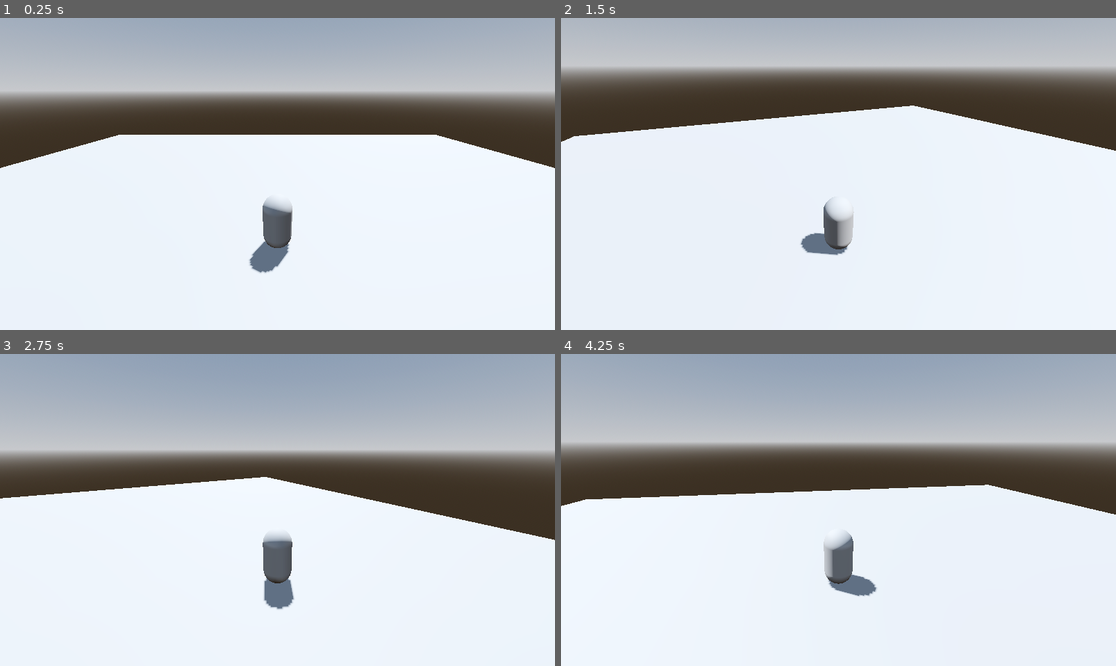
Above: before the commit, frames 1-4 (two rows, left to right).
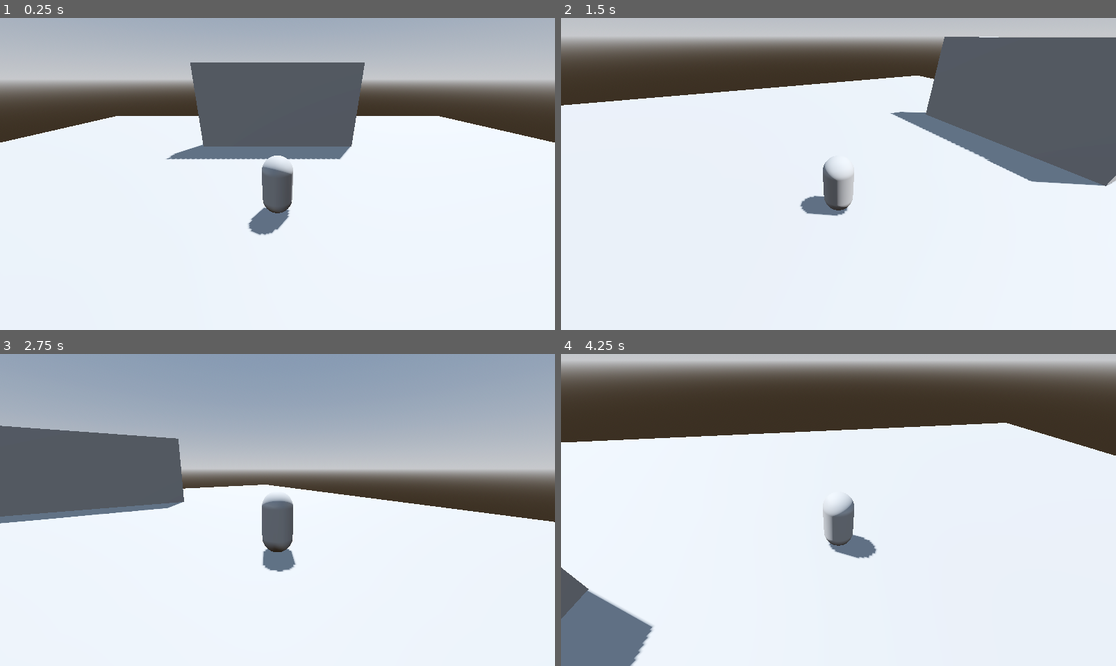
Above: after the commit, the same moments.

Repository: BartoszDembek/3DPlayerMovementGodot
Game: Godot game, scene res://Levels/level.tscn
Same seed, same stepped clock (60 frames per second), same inputs: the game is played once before the commit and once after it.
Inputs (mouse positions are in pixels of both pictures, inside the frame that each line leads up to):
- Up to frame 1 (0.25 s): no input
- Up to frame 2 (1.5 s): tap Enter at 0.5 s; move the mouse to (960, 158) at 0.52 s; hold D (right) 0.53-1.28 s; move the mouse to (727, 189) at 1.27 s; hold S (backward) from 1.28 s (still down)
- Up to frame 3 (2.75 s): move the mouse to (333, 441) at 2.02 s; release S (backward) at 2.03 s; hold D (right) from 2.03 s (still down)
- Up to frame 4 (4.25 s): move the mouse to (810, 572) at 2.77 s; release D (right) at 2.78 s; hold W (forward) 2.78-3.53 s; move the mouse to (1005, 556) at 3.52 s; hold A (left) from 3.53 s (still down)

The runs differ from the first frame. In frame 1, 21% of the frame differs, in the area x 0-100%, y 14-82%; in frame 2, 32%; in frame 3, 19%; in frame 4, 50%, in the area x 0-100%, y 0-100%.

Commit message:
Change Camera scene type, change Camera script, add wall to Level scene

Diff:
--- a/Entities/Player/camera_controller.gd
+++ b/Entities/Player/camera_controller.gd
@@ -1,11 +1,15 @@
 extends Node3D
+
+@export var min_limit_x:float
+@export var max_limit_x:float
+@export var mouse_acceleration := 0.005
 
 func _input(event: InputEvent) -> void:
 	if event is InputEventMouseMotion:
-		rotate_from_vector(event.relative * 0.005)
+		rotate_from_vector(event.relative * mouse_acceleration)
 
 func rotate_from_vector(v: Vector2):
 	if v.length() == 0: return
 	rotation.y -= v.x
 	rotation.x -= v.y
-	rotation.x = clamp(rotation.x,-0.1,0.1)
+	rotation.x = clamp(rotation.x,min_limit_x,max_limit_x)
--- a/Entities/Player/camera_controller.tscn
+++ b/Entities/Player/camera_controller.tscn
@@ -1,9 +1,13 @@
-[gd_scene load_steps=2 format=3 uid="uid://bcsl55uyyq7i3"]
+[gd_scene load_steps=3 format=3 uid="uid://bcsl55uyyq7i3"]
 
 [ext_resource type="Script" path="res://Entities/Player/camera_controller.gd" id="1_16ady"]
 
-[node name="CameraController" type="Node3D"]
+[sub_resource type="SphereShape3D" id="SphereShape3D_n244a"]
+
+[node name="CameraController" type="SpringArm3D"]
+shape = SubResource("SphereShape3D_n244a")
+spring_length = 6.5
 script = ExtResource("1_16ady")
 
 [node name="Camera3D" type="Camera3D" parent="."]
-transform = Transform3D(1, 0, 0, 0, 0.925316, 0.379198, 0, -0.379198, 0.925316, 0, 5.15727, 5.8467)
+current = true
--- a/Entities/Player/player.gd
+++ b/Entities/Player/player.gd
@@ -9,4 +9,5 @@
 func _physics_process(_delta: float) -> void:
 	movement_input = Input.get_vector("left","right","forward","backward").rotated(-camera.global_rotation.y)
 	velocity = Vector3(movement_input.x,0,movement_input.y) * base_speed
+
 	move_and_slide()
--- a/Entities/Player/player.tscn
+++ b/Entities/Player/player.tscn
@@ -19,3 +19,6 @@
 shape = SubResource("CapsuleShape3D_mvytk")
 
 [node name="CameraController" parent="." instance=ExtResource("2_e6mrn")]
+transform = Transform3D(1, 0, 0, 0, 0.906308, 0.422618, 0, -0.422618, 0.906308, 0, 1.4, 0)
+min_limit_x = -0.8
+max_limit_x = -0.2
--- a/Levels/level.tscn
+++ b/Levels/level.tscn
@@ -1,9 +1,12 @@
-[gd_scene load_steps=6 format=3 uid="uid://cuk8j2pw2pqpj"]
+[gd_scene load_steps=7 format=3 uid="uid://cuk8j2pw2pqpj"]
 
 [ext_resource type="PackedScene" uid="uid://dyhoemmvp2oew" path="res://Entities/Player/player.tscn" id="1_v5ayo"]
 
 [sub_resource type="BoxShape3D" id="BoxShape3D_uu8to"]
 size = Vector3(40, 0.5, 40)
+
+[sub_resource type="BoxShape3D" id="BoxShape3D_owu2k"]
+size = Vector3(10, 10, 1)
 
 [sub_resource type="ProceduralSkyMaterial" id="ProceduralSkyMaterial_e8mlh"]
 sky_horizon_color = Color(0.64625, 0.65575, 0.67075, 1)
@@ -31,6 +34,15 @@
 [node name="CollisionShape3D" type="CollisionShape3D" parent="Enviroment/StaticBody3D"]
 shape = SubResource("BoxShape3D_uu8to")
 
+[node name="StaticBody3D2" type="StaticBody3D" parent="Enviroment"]
+transform = Transform3D(1, 0, 0, 0, 1, 0, 0, 0, 1, 0, 0, -7.84028)
+
+[node name="CSGBox3D" type="CSGBox3D" parent="Enviroment/StaticBody3D2"]
+size = Vector3(10, 10, 1)
+
+[node name="CollisionShape3D" type="CollisionShape3D" parent="Enviroment/StaticBody3D2"]
+shape = SubResource("BoxShape3D_owu2k")
+
 [node name="WorldEnvironment" type="WorldEnvironment" parent="."]
 environment = SubResource("Environment_06o6b")
 
--- a/project.godot
+++ b/project.godot
@@ -37,3 +37,8 @@
 "events": [Object(InputEventKey,"resource_local_to_scene":false,"resource_name":"","device":-1,"window_id":0,"alt_press …(192 unchanged characters)…
 ]
 }
+jump={
+"deadzone": 0.5,
+"events": [Object(InputEventKey,"resource_local_to_scene":false,"resource_name":"","device":-1,"window_id":0,"alt_pressed":false,"shift_pressed":false,"ctrl_pressed":false,"meta_pressed":false,"pressed":false,"keycode":0,"physical_keycode":32,"key_label":0,"unicode":32,"location":0,"echo":false,"script":null)
+]
+}
